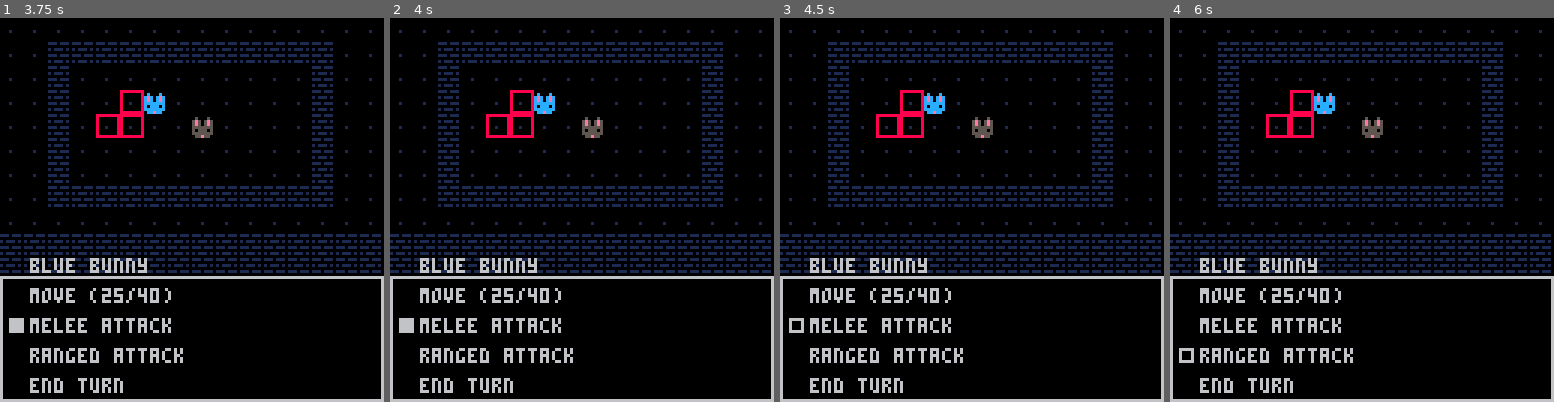
Above: before the commit, frames 1-4 (left to right).
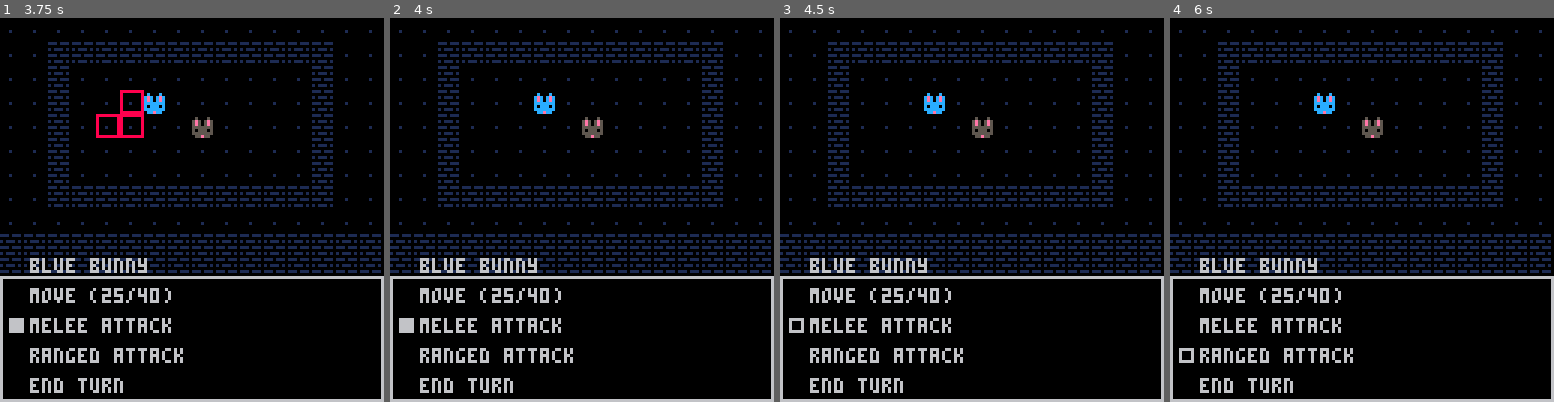
Above: after the commit, the same moments.

Repository: graphitical/d8-knight
Game: PICO-8 cartridge main.p8
The game is run twice, just before and just after one commit, with the same random seed, the same clock (stepped at 60 frames per second) and the same inputs.
Inputs:
- Up to frame 1 (3.75 s): tap X (X key) at 0.33, 1.07, 1.85, 2.97 s; tap O (Z key) at 0.7, 1.7, 2.1, 2.5, 2.9, 3.3, 3.7 s; hold Right 1.6-2.1 s; hold Up 2.15-2.42 s; hold Right 2.47-3.03 s; hold Left 3.08-3.58 s; hold Down from 3.63 s (still down)
- Up to frame 2 (4 s): release Down at 3.97 s
- Up to frame 3 (4.5 s): hold Right from 4.02 s (still down); tap X (X key) at 4.08 s; tap O (Z key) at 4.1 s
- Up to frame 4 (6 s): tap O (Z key) every 0.4 s from 4.5 to 5.7 s; release Right at 4.68 s; hold Up 4.73-5.03 s; hold Left 5.08-5.68 s; tap X (X key) at 5.2 s; hold Down from 5.73 s (still down)

Frame 1 is identical in both runs. In frame 2, 0.5% of the frame differs, in the area x 25-38%, y 18-32%; in frame 3, 0.5%; in frame 4, 0.5%.

Commit message:
Prevent backtracking movement after attack

Diff:
--- a/main.p8
+++ b/main.p8
@@ -75,9 +75,9 @@
  if #pc.tail == 0 then
   return
  end
- for p in all(pc.tail) do
-  local x0 = p[1]*8
-  local y0 = p[2]*8
+ for n=pc.bktrk+1,#pc.tail do
+  local x0 = pc.tail[n][1]*8
+  local y0 = pc.tail[n][2]*8
   rect(x0,y0,x0+7,y0+7,8)
  end
 end
@@ -85,6 +85,7 @@
 function end_turn(pc)
  c.player_turn = c.player_turn % 2 + 1
  pc.tail = {}
+ pc.bktrk = 0
 end
 
 function move_pc(pc,di,dj)
@@ -92,9 +93,12 @@
         pc.j+dj}
 
  local nw_tail = {}
+ -- Rebuilding tail every time
+ -- means we allow backtracking
  for p in all(pc.tail) do
   if nxt[1]==p[1] and
-     nxt[2]==p[2] then
+     nxt[2]==p[2] and
+     pc.bktrk == 0 then
    break
   end
   add(nw_tail, p)
@@ -131,6 +135,7 @@
   j=4,
   mvmt=8,
   tail={},
+  bktrk = 0,
   sp=255}
  add(c.players,pc)
  local pc = {
@@ -139,6 +144,7 @@
   j = 4,
   mvmt=6,
   tail={},
+  bktrk = 0,
   sp=254}
  add(c.players,pc)
  c.num_turns = #c.players
@@ -185,6 +191,20 @@
     if (btnp(⬇️)) move_pc(pc, 0, 1)
     if (btnp(4)) cmbt_state = 0;
   -- TODO: Attack states. Items?
+  elseif cmbt_state == 2 then
+    -- Prevent backtracking if we've
+    -- already moved
+    if #pc.tail > 0 then
+      pc.bktrk = #pc.tail
+    end
+    if (btnp(4)) cmbt_state = 0;
+
+  elseif cmbt_state == 3 then
+    if #pc.tail > 0 then
+      pc.bktrk = #pc.tail
+    end
+    if (btnp(4)) cmbt_state = 0;
+
   elseif cmbt_state == 4 then
     end_turn(pc)
     cmbt_state = 0
@@ -202,13 +222,13 @@
   palt(0,false) -- keeps black eyes as black
   spr(pc.sp,pc.i*8,pc.j*8)
   palt()
+  render_path(pc)
  end
  -- Focus on current PC
  local pc = c.players[c.player_turn]
  -- Draw combat menu
  cmbt_menu(pc,s,cmbt_state)
  color(8)
- render_path(pc)
 end
 -->8
 -- credits
